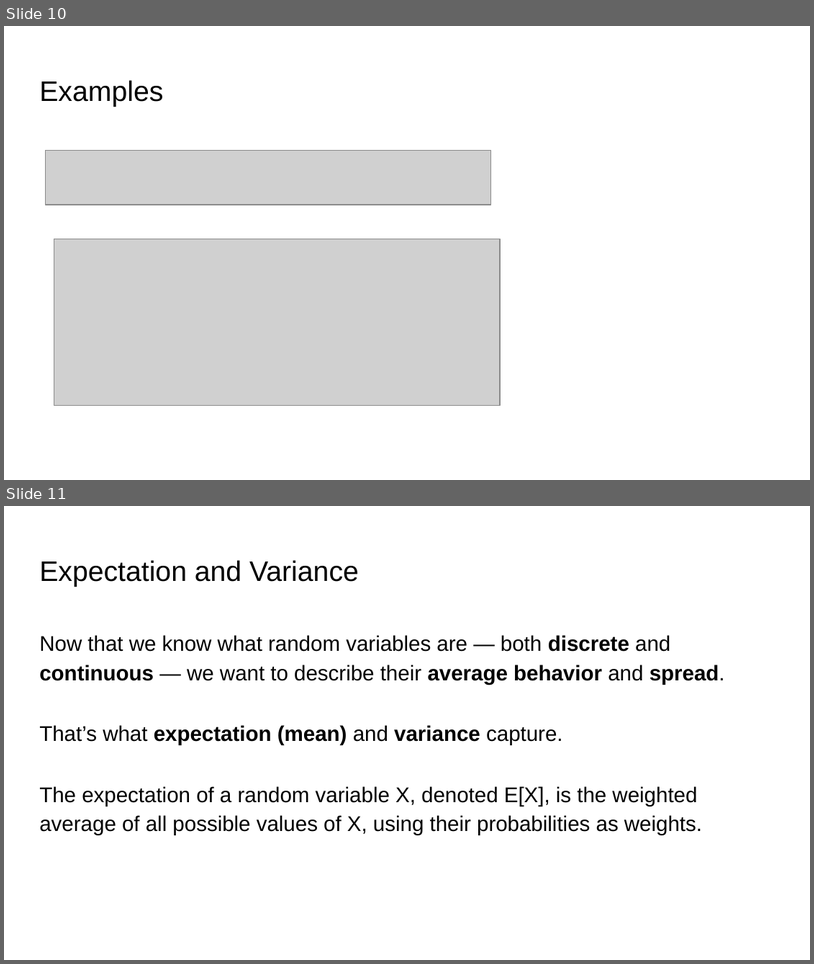
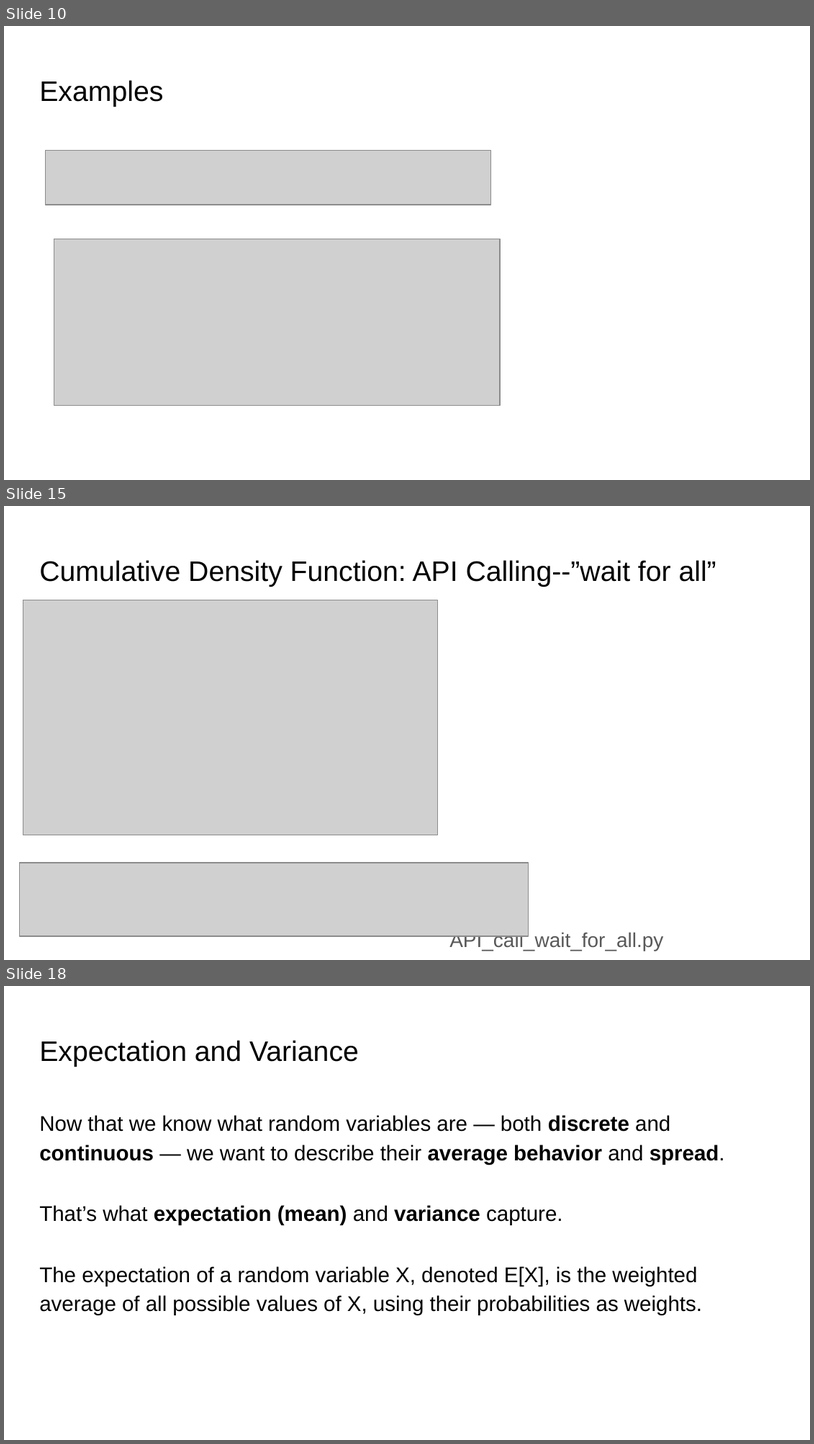
Before and after one commit to ankur6ue/deep-learning-course, a slide deck: Module 1/class_1.6/deep_learning_course_class_1.6.pptx. Shown one above the other, each under a label of ours: slides 10 and 11 before the commit, slides 10, 15 and 18 after it; the slides between them are not shown. The pictures are 814x964 and 814x1444 pixels, drawn with LibreOffice and Linux fonts; fonts in the diff are those of the drawing; grey boxes stand for pictures. Boxes give left, top, right and bottom in pixels: in the first picture for what was removed or moved away, otherwise in the second. Text is boxed around its words. In the diff, an @@ line names an element or a change of style, - is before the commit and + after.

```diff
--- a/Module 1/class_1.6/deep_learning_course_class_1.6.pptx
+++ b/Module 1/class_1.6/deep_learning_course_class_1.6.pptx
@@ slide 15 added at <box>4,506,810,960</box>, background #FFFFFF @@
@@ title added at <box>39,560,717,587</box>, 25.2 pt, text #000000 @@
+Cumulative Density Function: API Calling--”wait for all”
@@ picture added at <box>23,600,438,835</box> @@
@@ picture added at <box>19,862,528,936</box> @@
@@ text added at <box>450,931,664,950</box>, 18 pt, text #595959 @@
+API_call_wait_for_all.py
@@ what was slide 11 is now slide 18 @@
```
Also in this commit, not shown: 1 slide changed, 6 other slides added, 3 other files.
